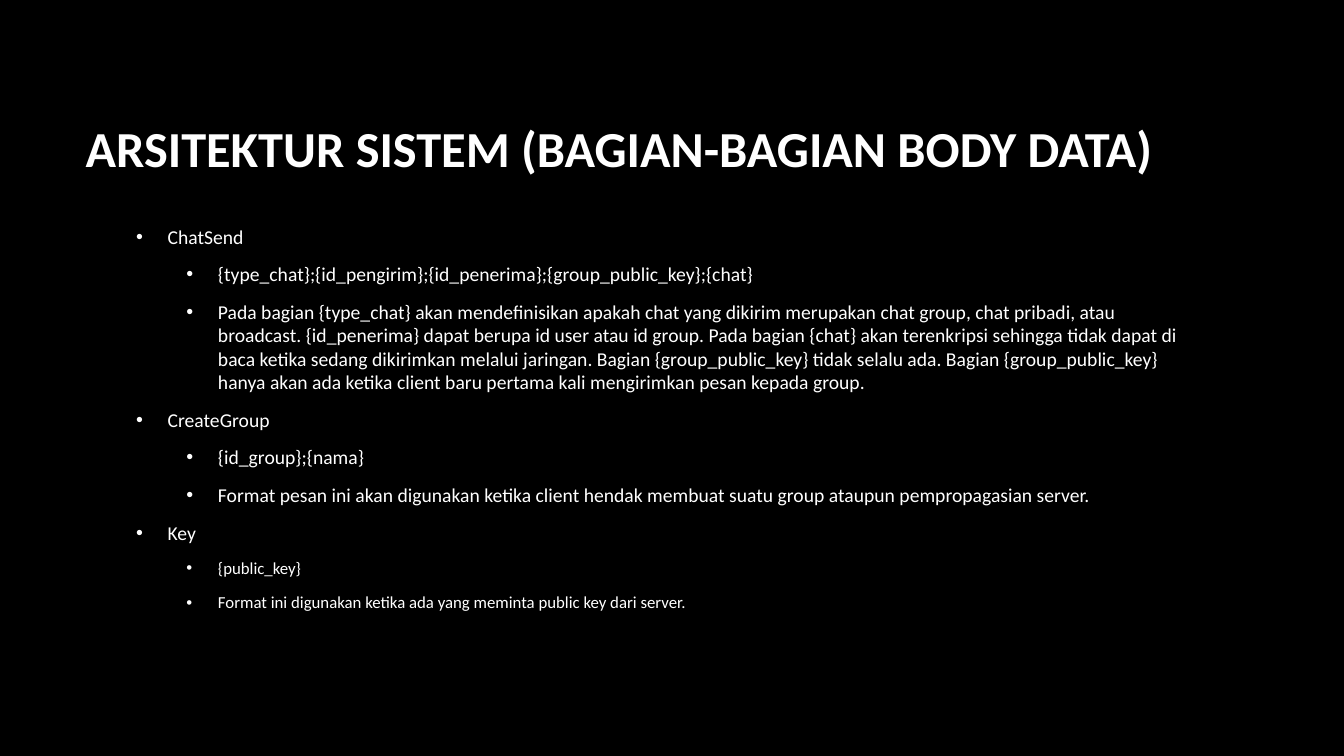
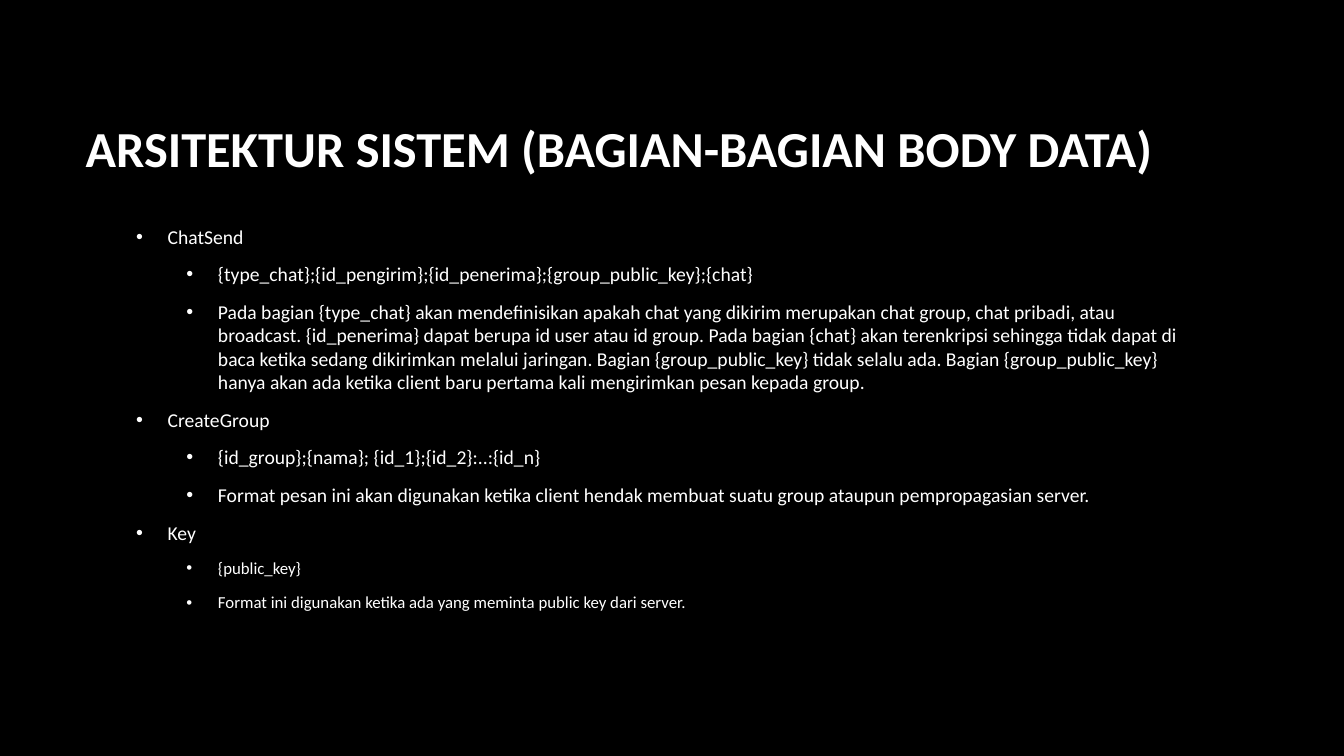
Before and after one commit to cht368/SAT, a slide deck: slide 9 of Arsitektur Sistem Aplikasi Chat.pptx. Drawn at 1344x756 pixels with LibreOffice and Linux fonts; fonts in the diff are those of the drawing; background and template pictures are left out. Boxes give left, top, right and bottom in pixels: in the first picture for what was removed or moved away, otherwise in the second. Text is boxed around its words. In the diff, an @@ line names an element or a change of style, - is before the commit and + after.

```diff
--- a/Arsitektur Sistem Aplikasi Chat.pptx
+++ b/Arsitektur Sistem Aplikasi Chat.pptx
@@ text at bbox=[218, 450, 541, 468]: text changed @@
-    • {id_group};{nama}
+    • {id_group};{nama}; {id_1};{id_2}:..:{id_n}
```
Also in this commit, not shown: 4 other files.
